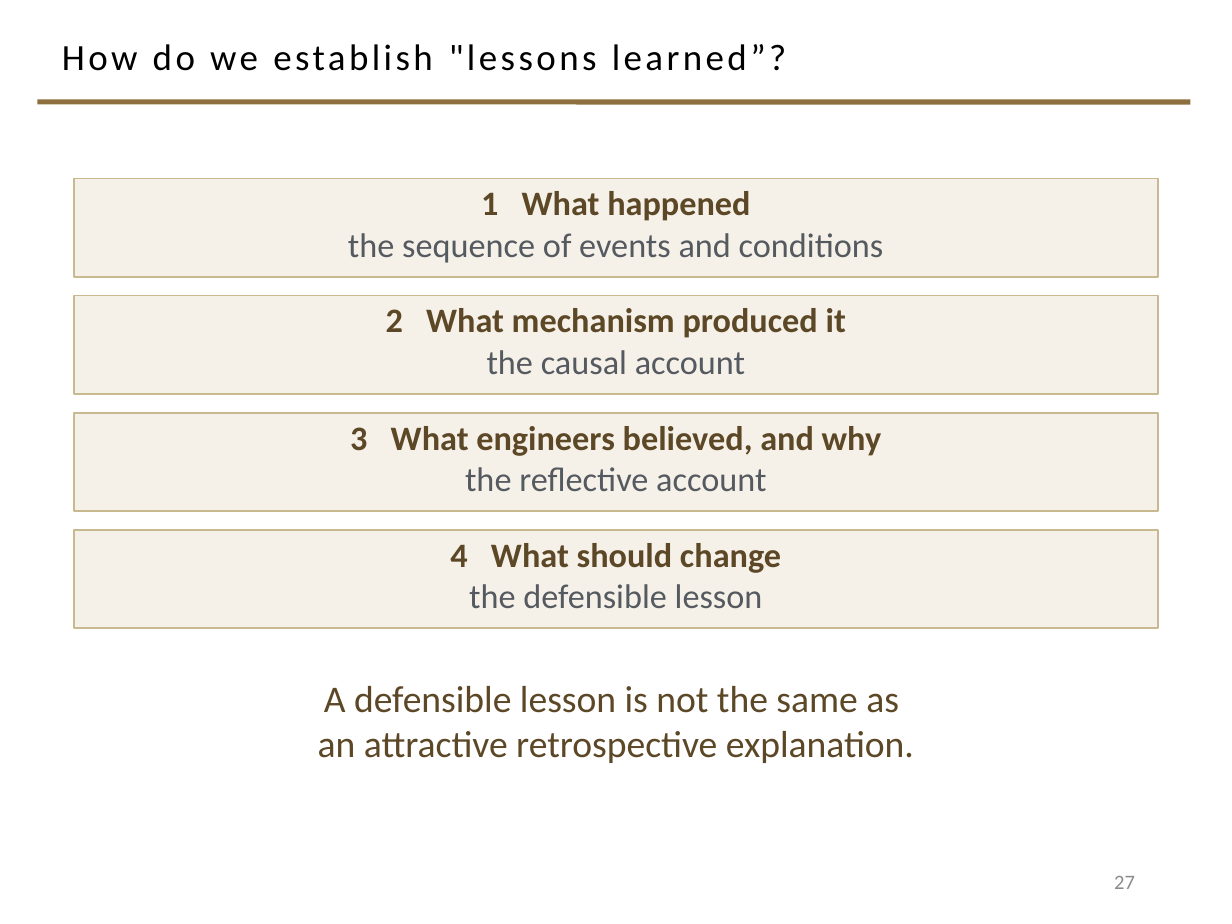
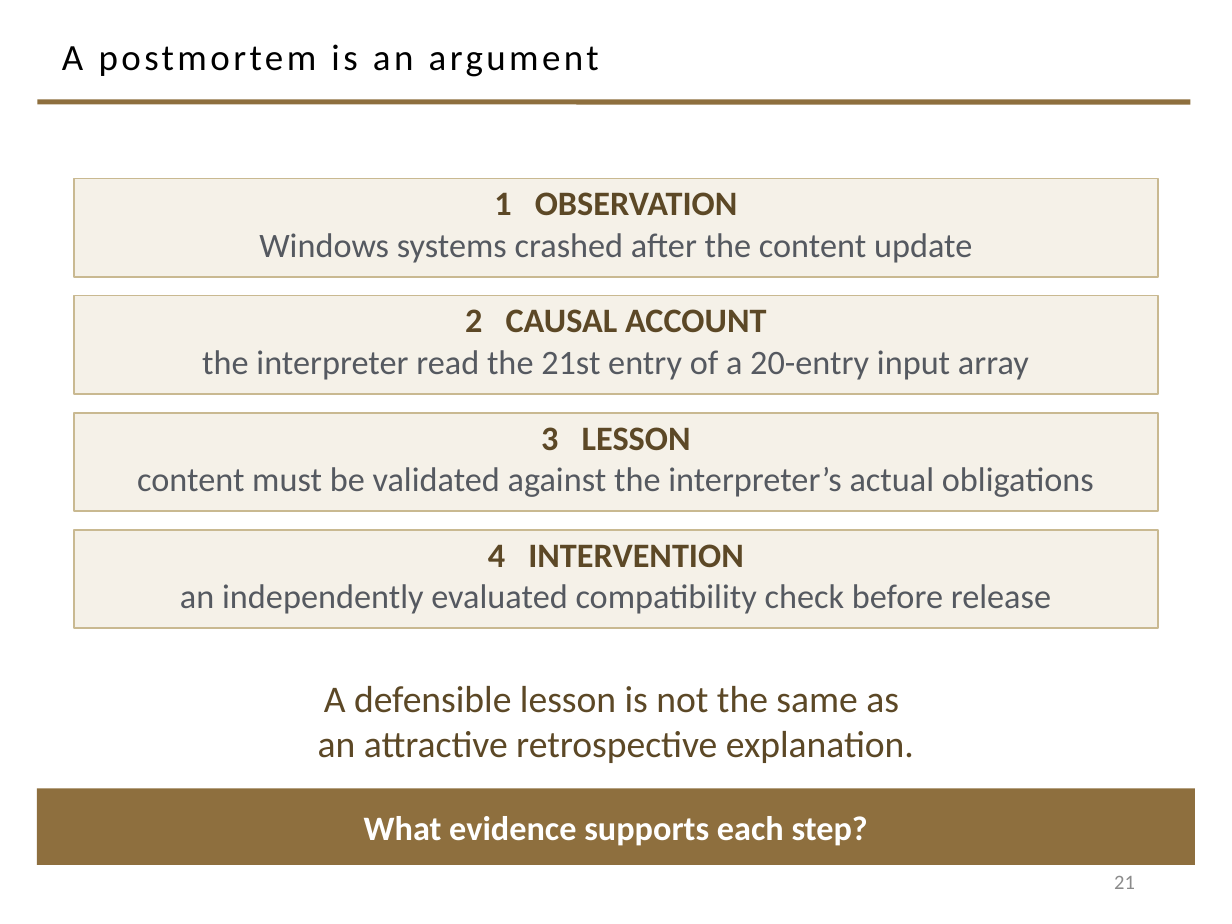
Before and after one commit to davisjam/model-based-agentic-software-engineering, a slide deck: slide 21 of course/lectures/act-2-delegation-and-control/04-failure-aware-engineering/2-4-Failure-Aware-Engineering.pptx (slide 27 before the commit). Drawn at 1232x924 pixels with LibreOffice and Linux fonts; fonts in the diff are those of the drawing; background and template pictures are left out. Boxes give left, top, right and bottom in pixels: in the first picture for what was removed or moved away, otherwise in the second. Text is boxed around its words. In the diff, an @@ line names an element or a change of style, - is before the commit and + after.

```diff
--- a/course/lectures/act-2-delegation-and-control/04-failure-aware-engineering/2-4-Failure-Aware-Engineering.pptx
+++ b/course/lectures/act-2-delegation-and-control/04-failure-aware-engineering/2-4-Failure-Aware-Engineering.pptx
@@ title at (62, 44, 599, 77): text changed @@
-How do we establish "lessons learned”?
+A postmortem is an argument
@@ text in rectangle at (259, 192, 972, 263): text changed @@
-1 What happened
-the sequence of events and conditions
+1 OBSERVATION
+Windows systems crashed after the content update
@@ text in rectangle at (202, 309, 1029, 380): text changed; text colour #5C4826 to #555960; bold off @@
-2 What mechanism produced it
-the causal account
+2 CAUSAL ACCOUNT
+the interpreter read the 21st entry of a 20-entry input array
@@ text in rectangle at (137, 427, 1094, 497): text changed; text colour #5C4826 to #555960; bold off @@
-3 What engineers believed, and why
-the reflective account
+3 LESSON
+content must be validated against the interpreter’s actual obligations
@@ text in rectangle at (180, 544, 1051, 614): text changed @@
-4 What should change
-the defensible lesson
+4 INTERVENTION
+an independently evaluated compatibility check before release
@@ rectangle added at (37, 788, 1195, 865), fill #8E6F3E, 20 pt, text #FFFFFF, bold @@
+What evidence supports each step?
@@ page number at (1114, 876, 1135, 889): text changed @@
-27
+21
```
Also in this commit, not shown: 3 other slides changed, 24 slides added, 30 slides removed, 12 other files.
